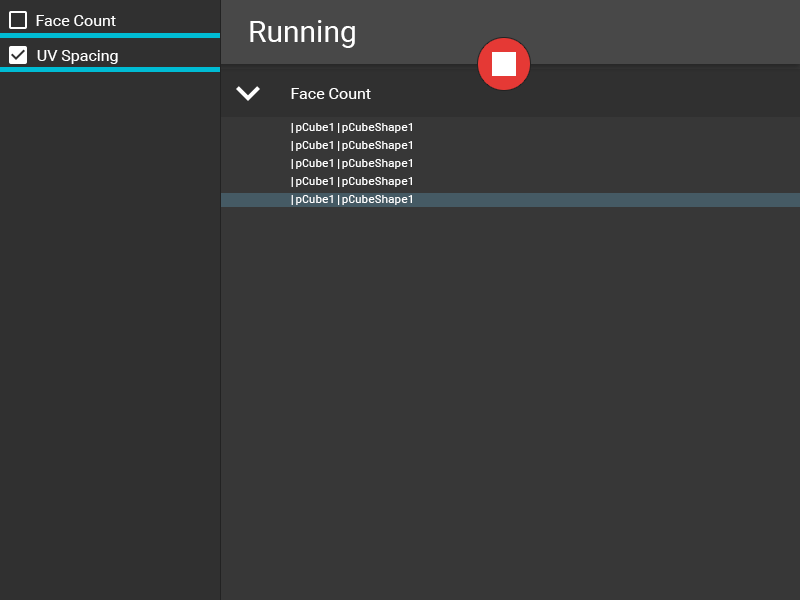
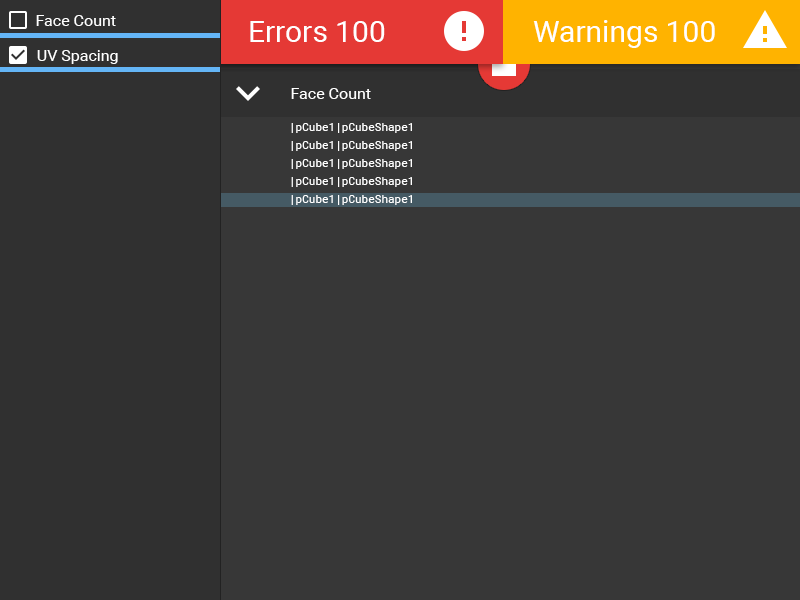
Layers edited between the first and the second 800×600 image:
removed layer "Layer 9" from group "Tests" over [0, 33, 220, 38]
painted on "Layer 9 copy" over [0, 33, 220, 38]
showed group "Error/Warn" (6 layers) over [0, 0, 800, 64]
